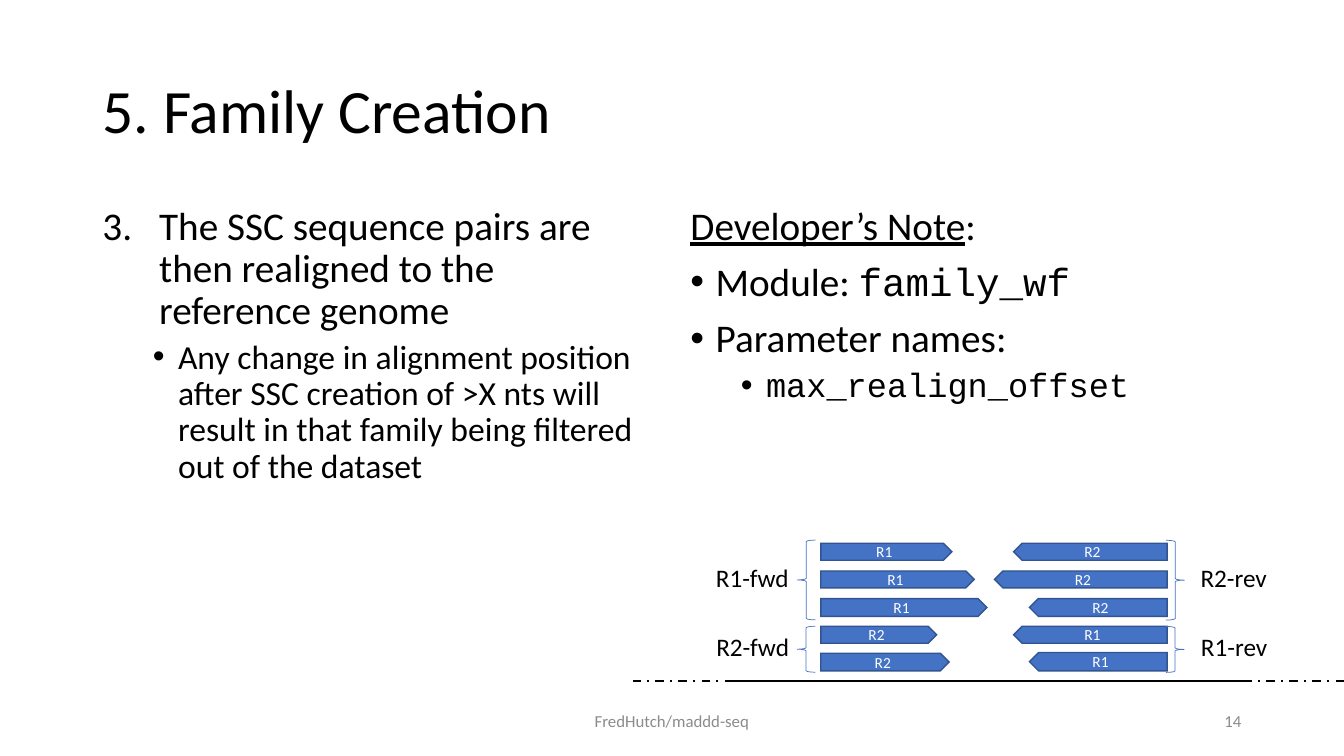
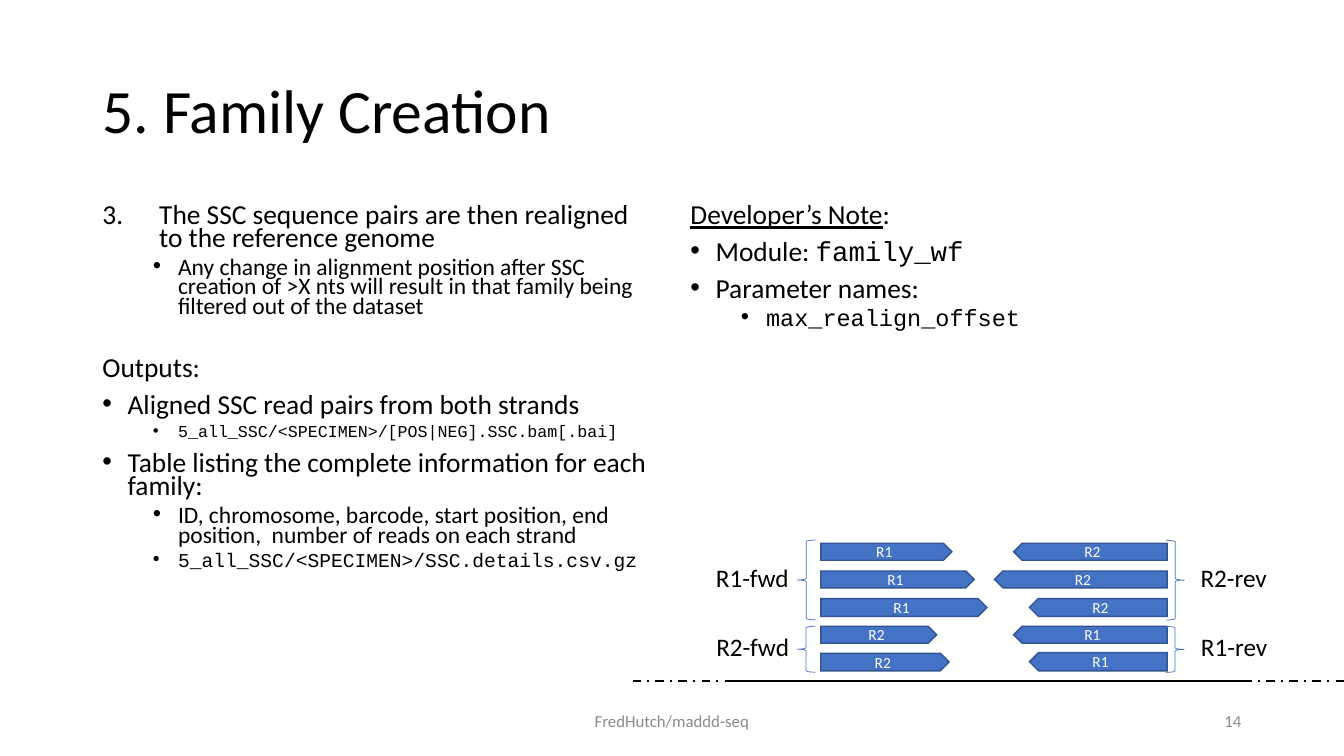
Before and after one commit to FredHutch/maddd-seq, a slide deck: slide 14 of docs/process.schematic.pptx. Drawn at 1344x756 pixels with LibreOffice and Linux fonts; fonts in the diff are those of the drawing. Boxes give left, top, right and bottom in pixels: in the first picture for what was removed or moved away, otherwise in the second. Text is boxed around its words. In the diff, an @@ line names an element or a change of style, - is before the commit and + after.

```diff
--- a/docs/process.schematic.pptx
+++ b/docs/process.schematic.pptx
@@ text at (x1=159, y1=205, x2=633, y2=314): size 28 to 19.6 pt in "The SSC sequence pairs are then realigned ..."; size 24 to 16.8 pt in "Any change in alignment position after SSC ..."; line spacing 0.9 to 0.7 @@
@@ text "Developer’s Note:" at (x1=690, y1=205, x2=1020, y2=331): size 28 to 19.6 pt in "Developer’s Note:", "Module: family_wf", "Parameter names:"; size 24 to 16.8 pt in "max_realign_offset"; line spacing 0.9 to 0.7 @@
@@ text at (x1=102, y1=359, x2=646, y2=571): paragraphs added @@
+Outputs:
+• Aligned SSC read pairs from both strands
+  • 5_all_SSC/<SPECIMEN>/[POS|NEG].SSC.bam[.bai]
+• Table listing the complete information for each family:
+  • ID, chromosome, barcode, start position, end position, number of reads on each strand
+  • 5_all_SSC/<SPECIMEN>/SSC.details.csv.gz
```
Also in this commit, not shown: 7 other slides changed, 1 slide added, 1 other file.
